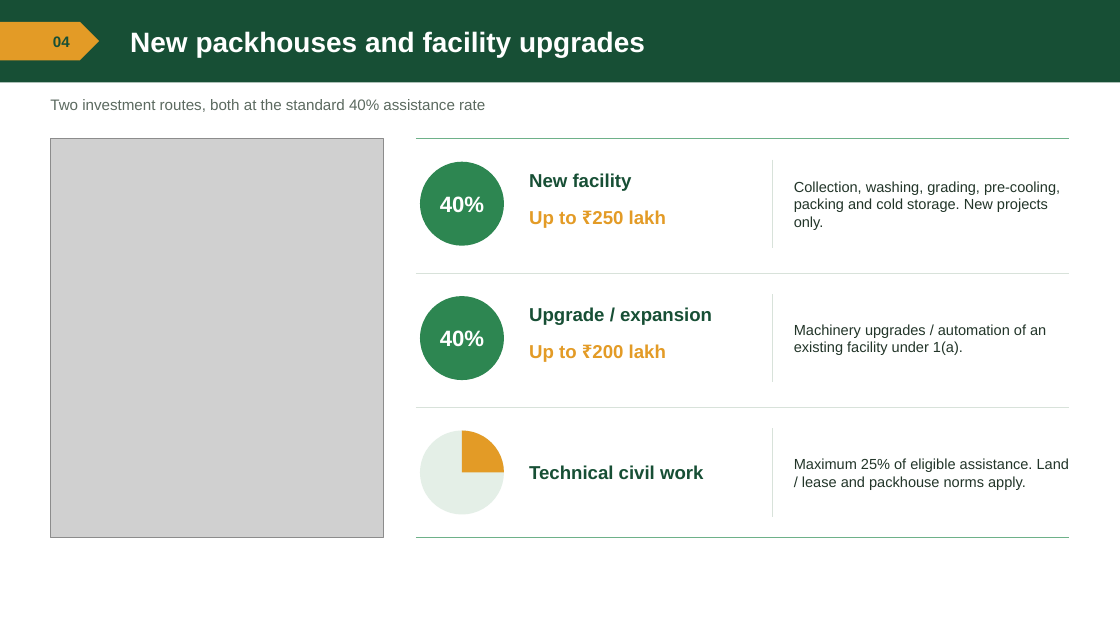
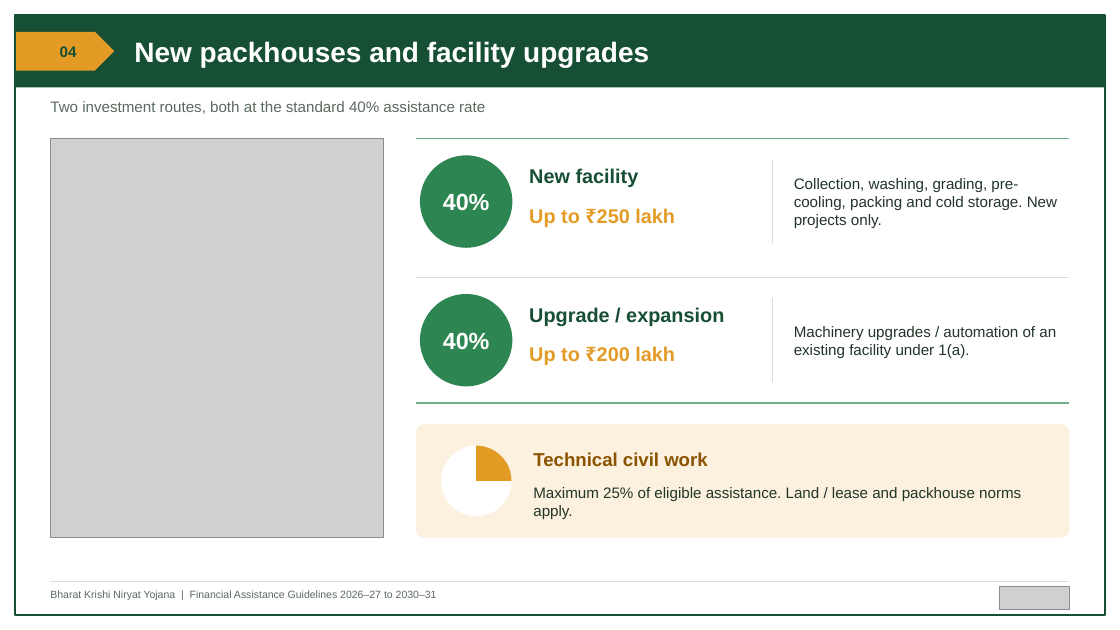
Before and after one commit to BantheFox012/FM, a slide deck: slide 4 of APEDA_BKNY_Standard_40_Percent.pptx. Drawn at 1120x630 pixels with LibreOffice and Linux fonts; fonts in the diff are those of the drawing; grey boxes stand for pictures. Boxes give left, top, right and bottom in pixels: in the first picture for what was removed or moved away, otherwise in the second. Text is boxed around its words. In the diff, an @@ line names an element or a change of style, - is before the commit and + after.

```diff
--- a/APEDA_BKNY_Standard_40_Percent.pptx
+++ b/APEDA_BKNY_Standard_40_Percent.pptx
@@ rectangle: place and size @@
-rectangle at (0,0,1120,82)
+rectangle at (15,15,1105,87)
@@ rectangle added at (15,15,1105,615), outline #174F35 1.25 pt @@
@@ text "New packhouses and facility upgrades": place and size @@
-text "New packhouses and facility upgrades" at (130,31,645,57)
+text "New packhouses and facility upgrades" at (134,41,649,67)
@@ pentagon arrow: place and size @@
-pentagon arrow at (0,22,99,60)
+pentagon arrow at (15,32,114,71)
@@ text "04": place and size @@
-text "04" at (53,36,70,47)
+text "04" at (60,46,77,57)
@@ text "40%" at (443,193,490,210): size 19 to 20 pt @@
@@ ellipse: place and size @@
-ellipse at (420,162,504,246)
+ellipse at (420,155,513,248)
@@ line moved from (416, 273) - (1070, 273) to (416, 277) - (1070, 277) @@
@@ text "40%" at (443,332,490,349): size 19 to 20 pt @@
@@ ellipse: place and size @@
-ellipse at (420,296,504,380)
+ellipse at (420,294,513,386)
@@ size 16 to 17 pt in 4 elements at (529,307,724,326), (529,208,675,227), (529,168,639,187), (529,346,675,365) @@
@@ line moved from (416, 408) - (1070, 408) to (416, 403) - (1070, 403) @@
@@ line (416, 403) - (1070, 403): stroke #D8E2DA 0.75 pt to #6EB189 1.25 pt @@
@@ rounded rectangle added at (416,424,1070,538), fill #FCF1DE @@
@@ pie slice (boxed as its full ellipse): place and size @@
-pie slice (boxed as its full ellipse) at (420,430,504,514)
+pie slice (boxed as its full ellipse) at (441,445,512,516)
@@ ellipse: place and size @@
-ellipse at (420,430,504,514)
+ellipse at (441,445,512,516)
@@ ellipse at (441,445,512,516): fill #E4EFE7 to #FFFFFF @@
@@ text "Technical civil work": place and size @@
-text "Technical civil work" at (529,465,703,479)
+text "Technical civil work" at (533,452,707,466)
@@ text "Technical civil work" at (533,452,707,466): text colour #174F35 to #8A5300 @@
@@ line removed from (773, 429) to (773, 517) @@
@@ size 12.5 to 13 pt in 3 elements at (794,178,1057,228), (794,326,1056,358), (533,487,1021,519) @@
@@ text "Maximum 25% of eligible assistance. ...": place and size @@
-text "Maximum 25% of eligible assistance. ..." at (794,458,1069,490)
+text "Maximum 25% of eligible assistance. ..." at (533,487,1021,519)
@@ line removed from (416, 538) to (1070, 538) @@
@@ line added from (50, 581) to (1070, 581), #D8E2DA 0.75 pt @@
@@ text added at (50,590,437,600), 9 pt, text #5C6A60 @@
+Bharat Krishi Niryat Yojana | Financial Assistance Guidelines 2026–27 to 2030–31
@@ picture added at (1000,586,1070,610) @@
```
Also in this commit, not shown: 11 other slides changed.
